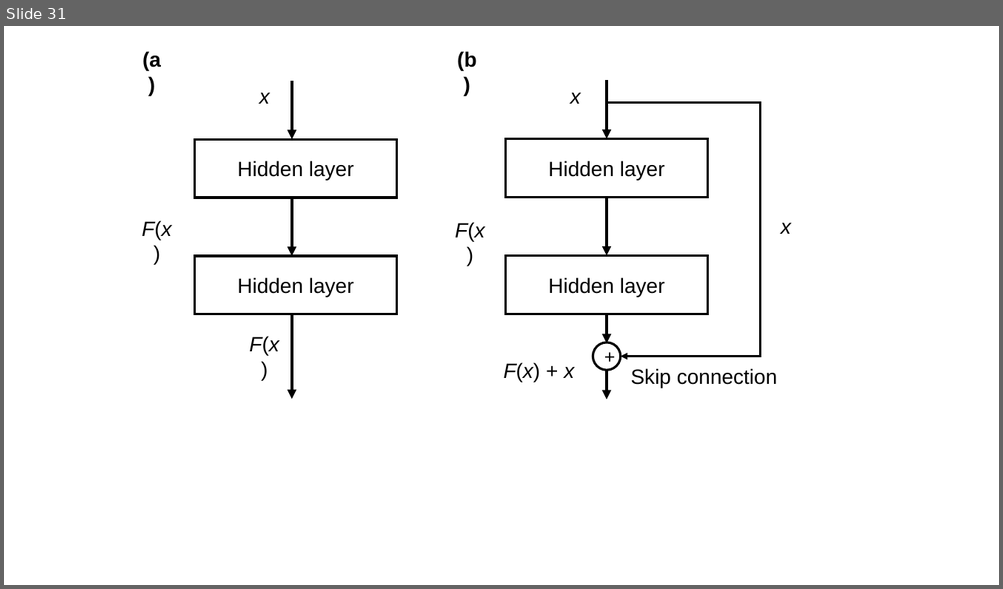
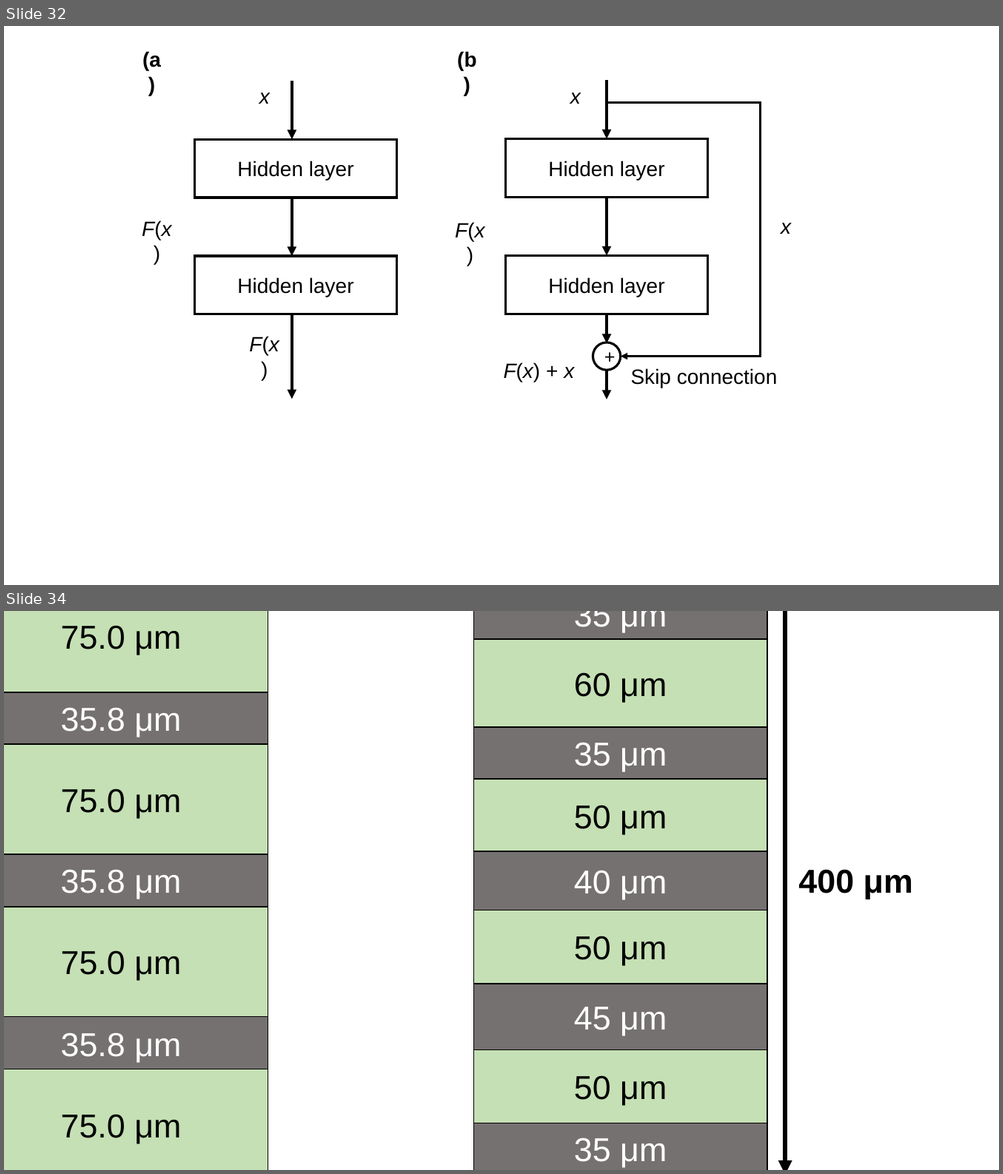
Before and after one commit to jglee96/NBTP_Lab, a slide deck: 개인/석사학위논문/그림.pptx. Shown one above the other, each under a label of ours: slide 31 before the commit, slides 32 and 34 after it; the slides between them are not shown. The pictures are 1003x589 and 1003x1174 pixels, drawn with LibreOffice and Linux fonts; fonts in the diff are those of the drawing. Boxes give left, top, right and bottom in pixels: in the first picture for what was removed or moved away, otherwise in the second. Text is boxed around its words. In the diff, an @@ line names an element or a change of style, - is before the commit and + after.

```diff
--- a/개인/석사학위논문/그림.pptx
+++ b/개인/석사학위논문/그림.pptx
@@ slide 34 added at box(4, 611, 999, 1170), background #FFFFFF @@
@@ double arrow added from (785, 611) to (785, 1170), #000000 4.5 pt @@
@@ text added at box(798, 869, 913, 900), 32 pt, text #000000, bold @@
+400 μm
@@ group added at box(4, 611, 268, 1170): 7 rectangles, 7 texts @@
+75.0 μm
+35.8 μm
+75.0 μm
+35.8 μm
+75.0 μm
+35.8 μm
+75.0 μm
@@ group added at box(473, 611, 767, 1170): 9 rectangles, 9 texts @@
+35 μm
+60 μm
+35 μm
+50 μm
+40 μm
+50 μm
+45 μm
+50 μm
+35 μm
@@ what was slide 31 is now slide 32 @@
```
Also in this commit, not shown: 1 slide changed, 4 other slides added, 17 other files.
